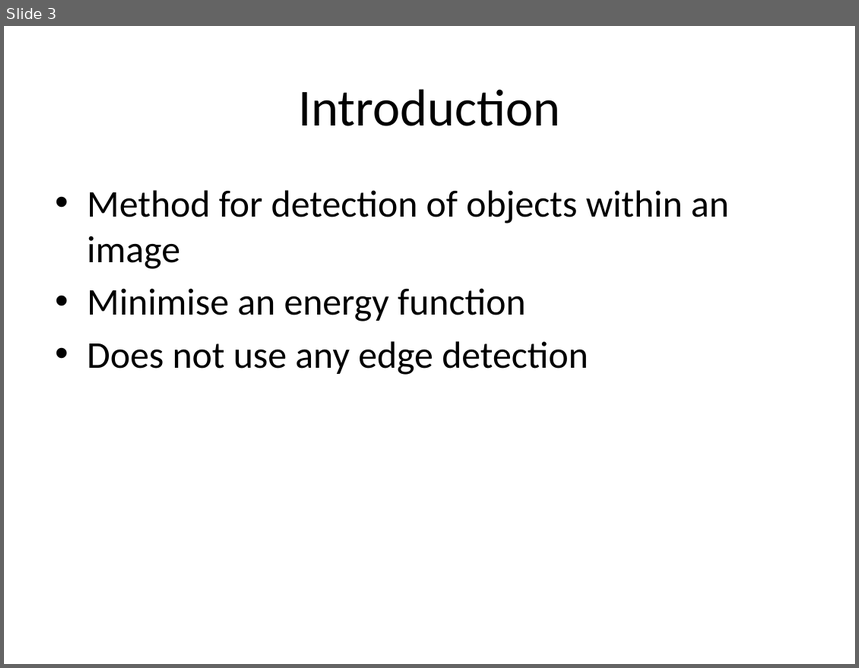
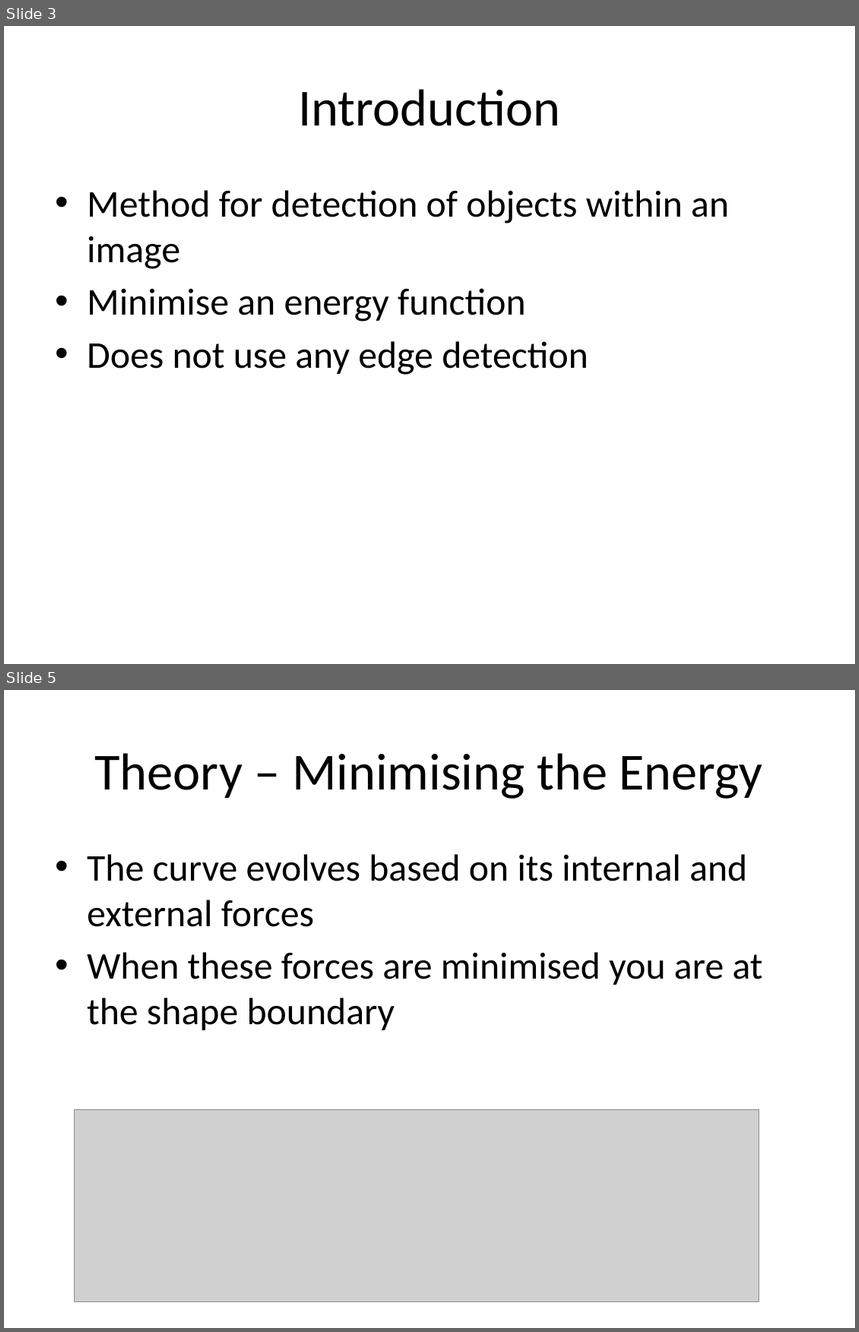
Before and after one commit to michaelwh/activecontnoedge, a slide deck: Active Contours Without Edges.pptx. Shown one above the other, each under a label of ours: slide 3 before the commit, slides 3 and 5 after it; the slides between them are not shown. The pictures are 859x668 and 859x1332 pixels, drawn with LibreOffice and Linux fonts; fonts in the diff are those of the drawing; grey boxes stand for pictures. Boxes give left, top, right and bottom in pixels: in the first picture for what was removed or moved away, otherwise in the second. Text is boxed around its words. In the diff, an @@ line names an element or a change of style, - is before the commit and + after.

```diff
--- a/Active Contours Without Edges.pptx
+++ b/Active Contours Without Edges.pptx
@@ slide 5 added at (4, 690, 855, 1328), background #FFFFFF @@
@@ title added at (95, 753, 762, 799), 44 pt, text #000000 @@
+Theory – Minimising the Energy
@@ text added at (87, 854, 763, 1030), 32 pt, text #000000 @@
+• The curve evolves based on its internal and external forces
+• When these forces are minimised you are at the shape boundary
@@ picture added at (75, 1110, 759, 1302) @@
```
Also in this commit, not shown: 3 other slides added, 4 slides removed.
